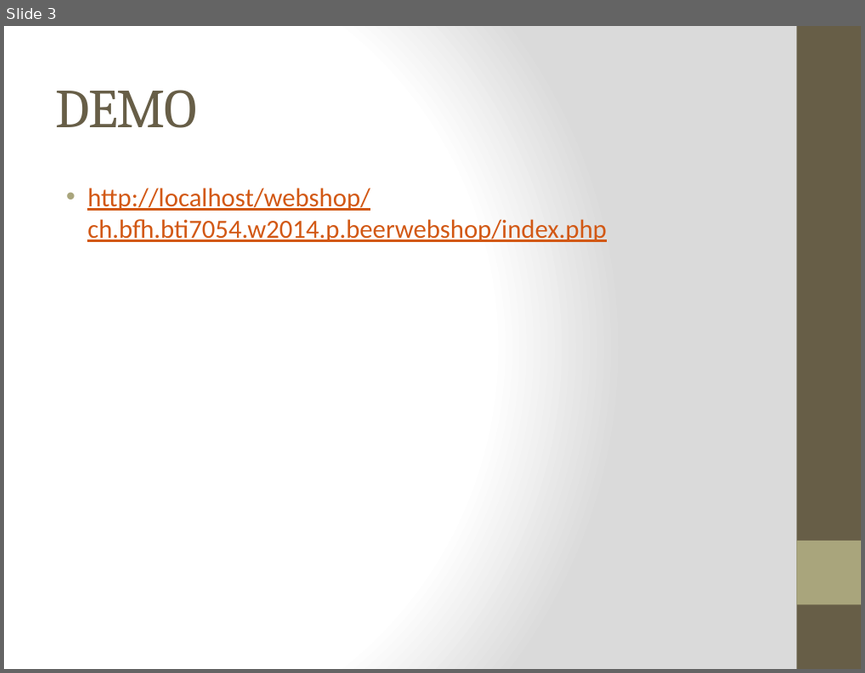
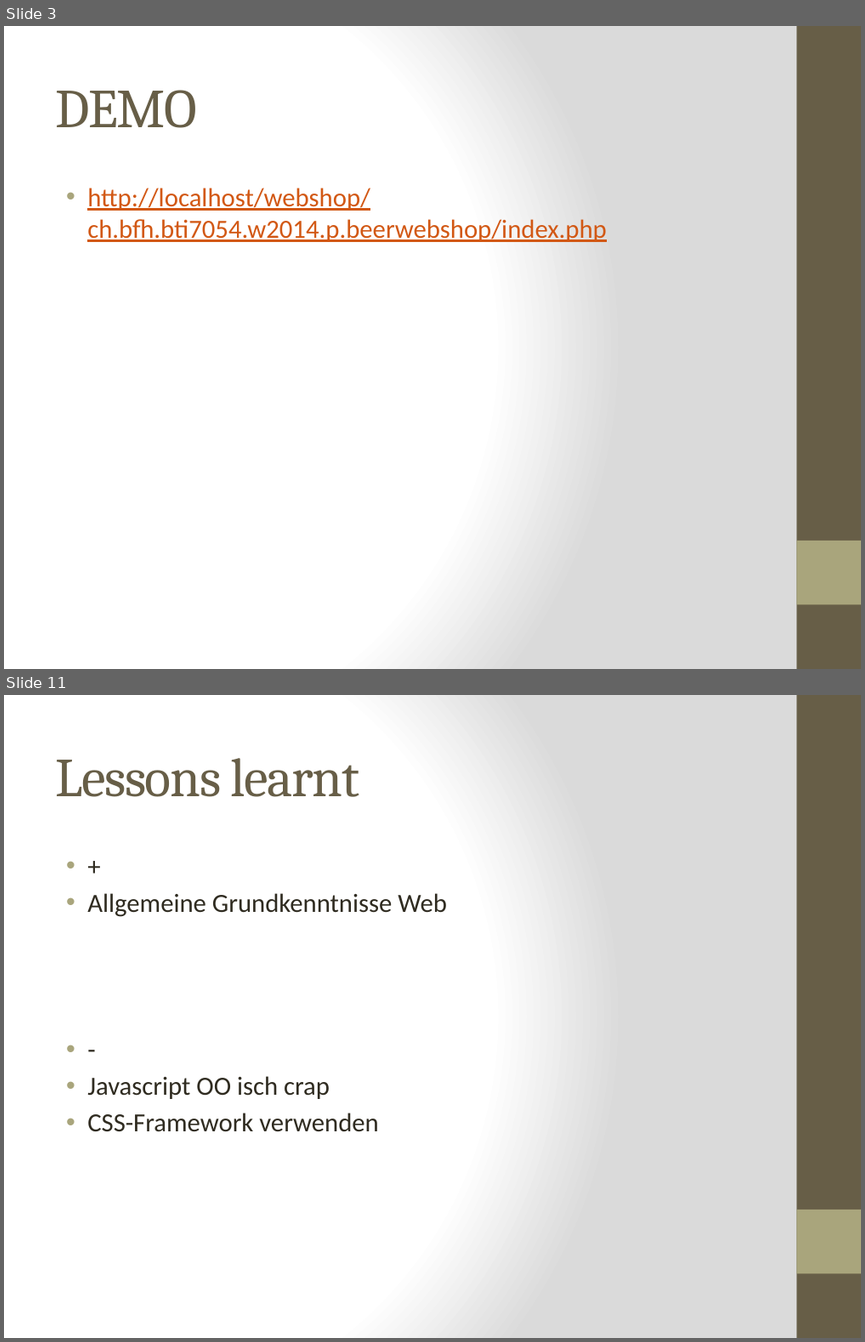
Before and after one commit to kochm8/ch.bfh.bti7054.w2014.p.beerwebshop, a slide deck: doc/Präsentation.pptx. Shown one above the other, each under a label of ours: slide 3 before the commit, slides 3 and 11 after it; the slides between them are not shown. The pictures are 865x673 and 865x1342 pixels, drawn with LibreOffice and Linux fonts; fonts in the diff are those of the drawing. Boxes give left, top, right and bottom in pixels: in the first picture for what was removed or moved away, otherwise in the second. Text is boxed around its words. In the diff, an @@ line names an element or a change of style, - is before the commit and + after.

```diff
--- a/doc/Präsentation.pptx
+++ b/doc/Präsentation.pptx
@@ slide 11 added at (x1=4, y1=695, x2=861, y2=1338), background gradient #FFFFFF to #DADADA; not listed: 2 template elements that a slide beside it also shows @@
@@ title added at (x1=55, y1=758, x2=359, y2=797), 46 pt, text #675E47 @@
+Lessons learnt
@@ text added at (x1=87, y1=893, x2=447, y2=1132), 22 pt, text #2F2B20 @@
+• +
+• Allgemeine Grundkenntnisse Web
+• -
+• Javascript OO isch crap
+• CSS-Framework verwenden
```
Also in this commit, not shown: 1 slide changed, 7 other slides added.
